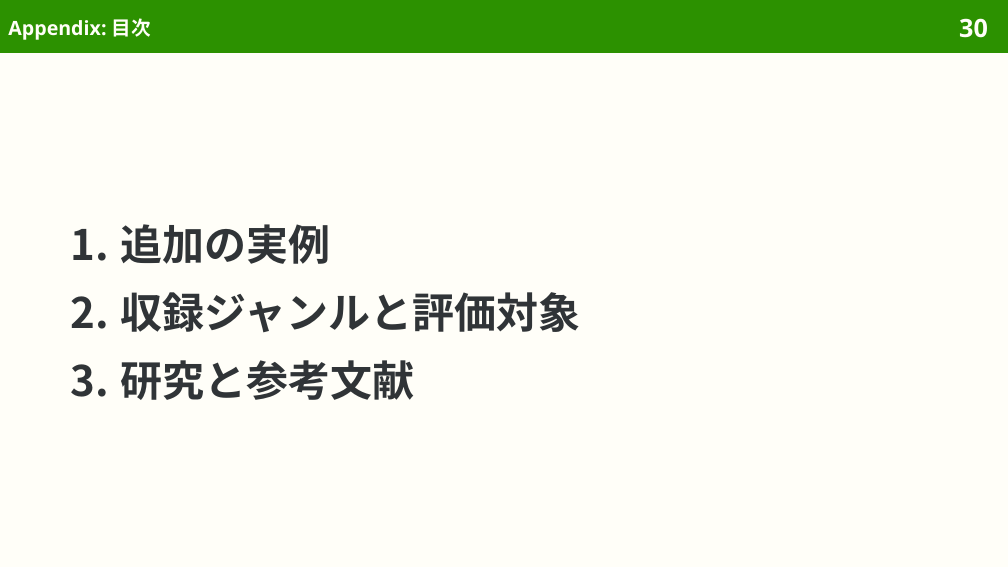
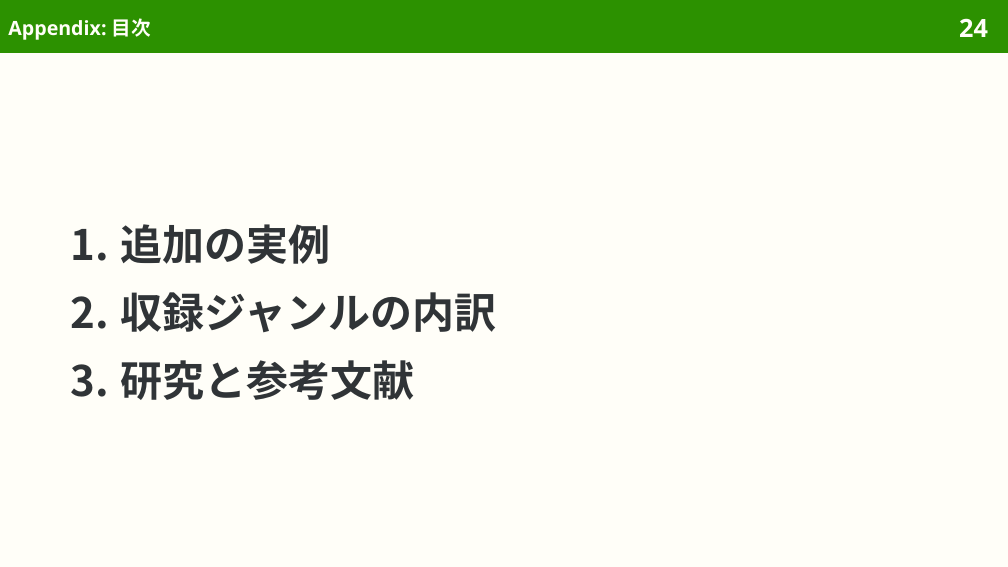
Before and after one commit to sasakiy84/datasets-in-10-minutes, a slide deck: slide 24 of slides/datasets-in-10-minutes-ice.pptx (slide 30 before the commit). Drawn at 1008x567 pixels with LibreOffice and Linux fonts; fonts in the diff are those of the drawing. Boxes give left, top, right and bottom in pixels: in the first picture for what was removed or moved away, otherwise in the second. Text is boxed around its words. In the diff, an @@ line names an element or a change of style, - is before the commit and + after.

```diff
--- a/slides/datasets-in-10-minutes-ice.pptx
+++ b/slides/datasets-in-10-minutes-ice.pptx
@@ page number at (959,18,988,37): text changed @@
-30
+24
@@ text at (121,292,497,333): text changed @@
-2. 収録ジャンルと評価対象
+2. 収録ジャンルの内訳
```
Also in this commit, not shown: 15 other slides changed, 8 slides removed, 51 other files.
